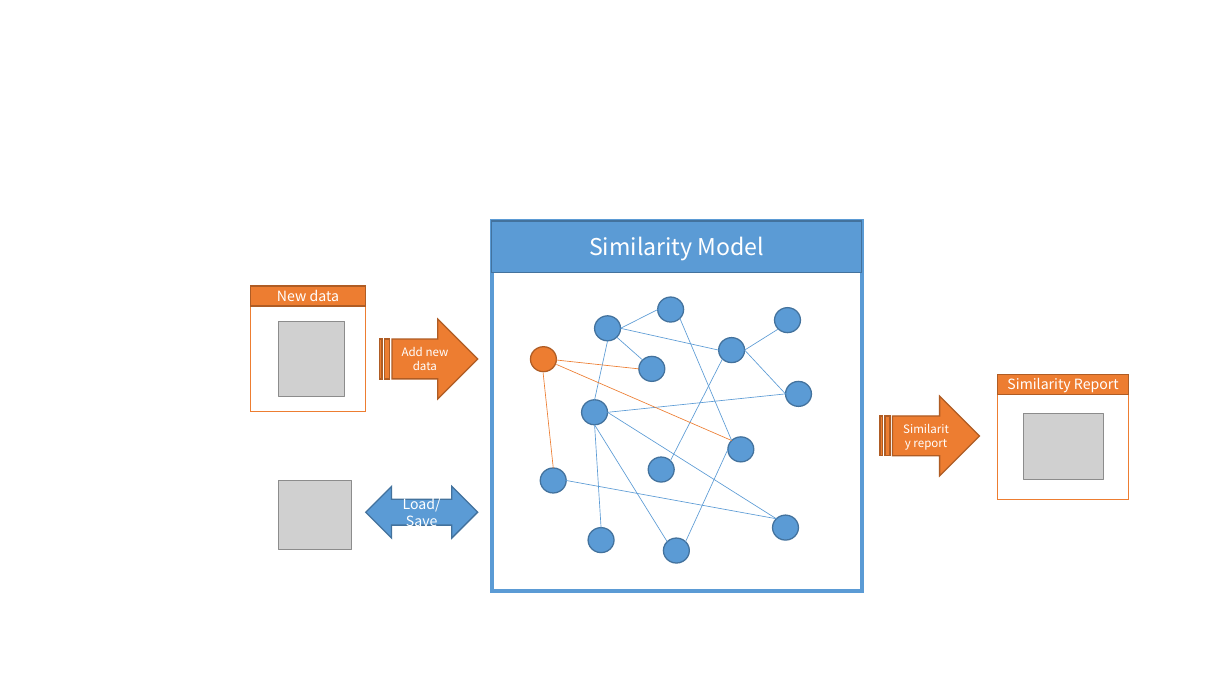
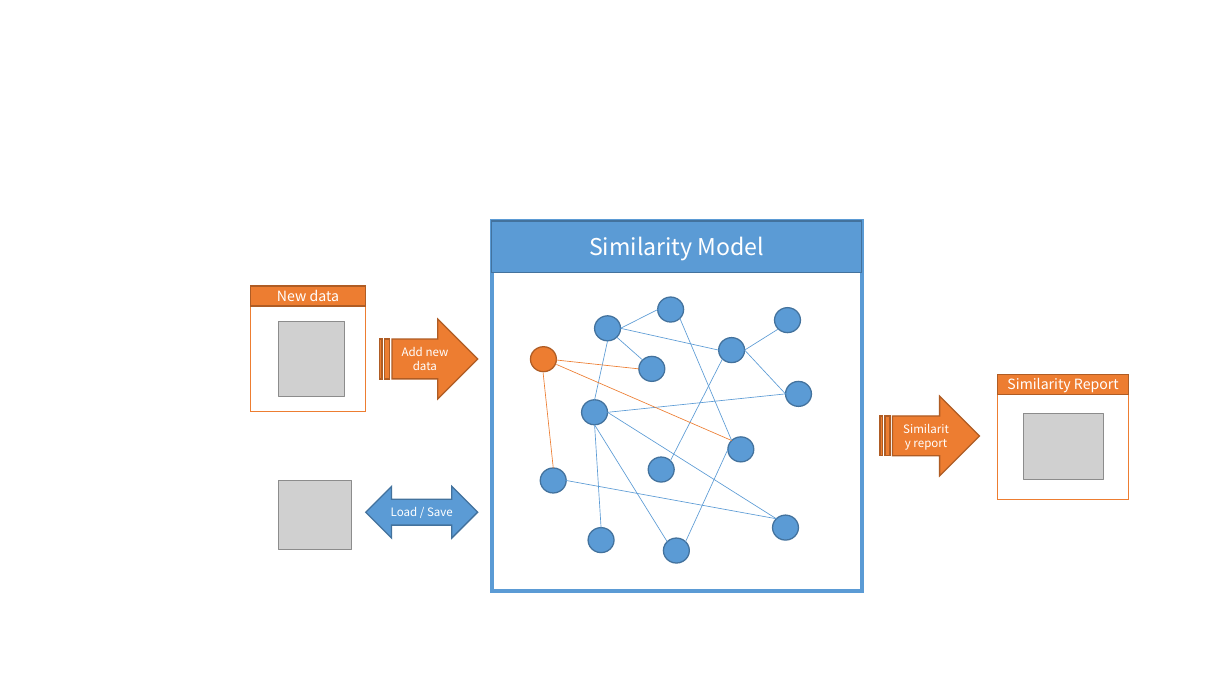
Before and after one commit to jhyun0919/EnergyData, a slide deck: slide 4 of docs/images/프레젠테이션1.pptx. Drawn at 1232x693 pixels with LibreOffice and Linux fonts; fonts in the diff are those of the drawing; grey boxes stand for pictures. Boxes give left, top, right and bottom in pixels: in the first picture for what was removed or moved away, otherwise in the second. Text is boxed around its words. In the diff, an @@ line names an element or a change of style, - is before the commit and + after.

```diff
--- a/docs/images/프레젠테이션1.pptx
+++ b/docs/images/프레젠테이션1.pptx
@@ text in left right arrow at box(391, 507, 453, 516): text changed; size 11 to 9 pt @@
-Load/Save
+Load / Save
```
Also in this commit, not shown: 4 other files.
